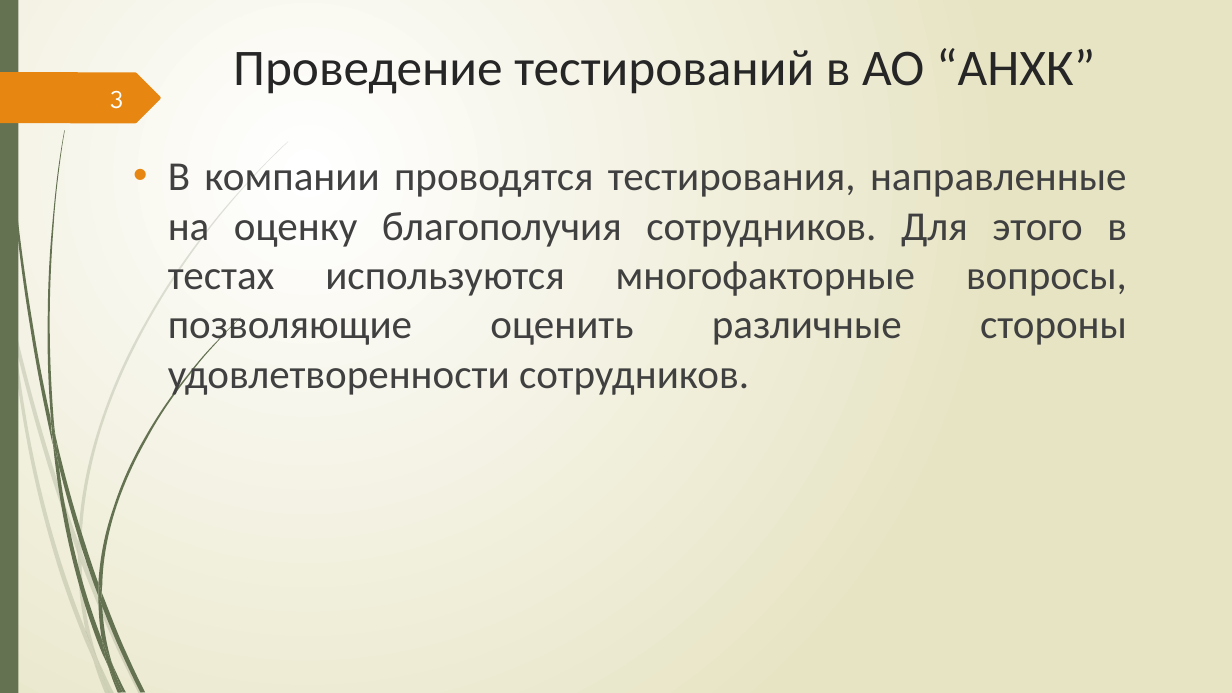
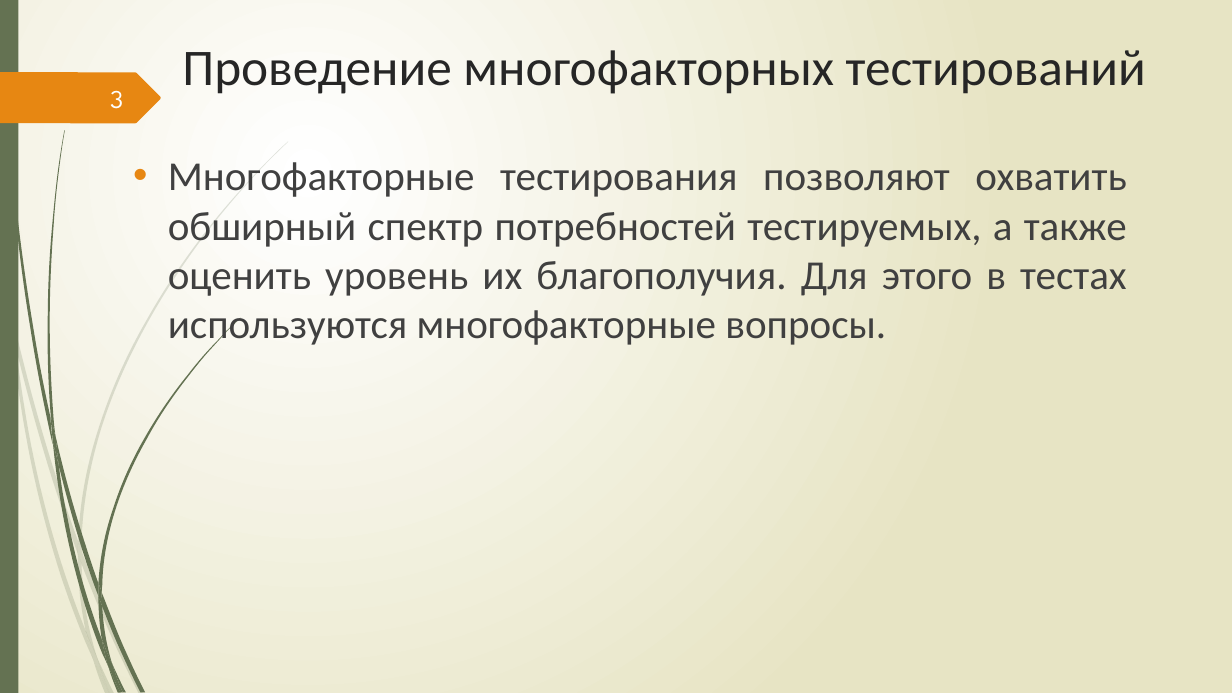
Before and after one commit to Csar9000/Quality-of-life-assessment-system, a slide deck: slide 3 of Документы/Презентация для конференции.pptx. Drawn at 1232x693 pixels with LibreOffice and Linux fonts; fonts in the diff are those of the drawing. Boxes give left, top, right and bottom in pixels: in the first picture for what was removed or moved away, otherwise in the second. Text is boxed around its words. In the diff, an @@ line names an element or a change of style, - is before the commit and + after.

```diff
--- a/Документы/Презентация для конференции.pptx
+++ b/Документы/Презентация для конференции.pptx
@@ title at (182,50,1146,94): text changed @@
-Проведение тестирований в АО “АНХК”
+Проведение многофакторных тестирований
@@ text at (168,162,1127,349): text changed @@
-• В компании проводятся тестирования, направленные на оценку благополучия сотрудников. Для этого в тестах используются многофакторные вопросы, позволяющие оценить различные стороны удовлетворенности сотрудников.
+• Многофакторные тестирования позволяют охватить обширный спектр потребностей тестируемых, а также оценить уровень их благополучия. Для этого в тестах используются многофакторные вопросы.
```
Also in this commit, not shown: 1 slide added, 3 slides removed, 7 other files.
